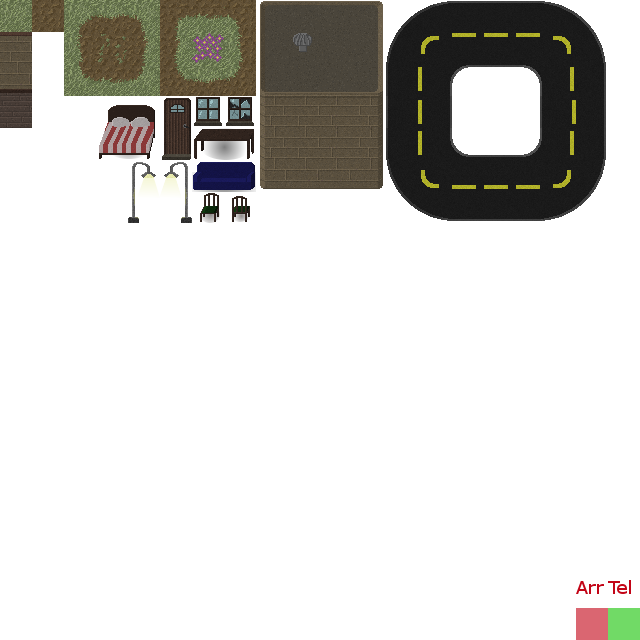
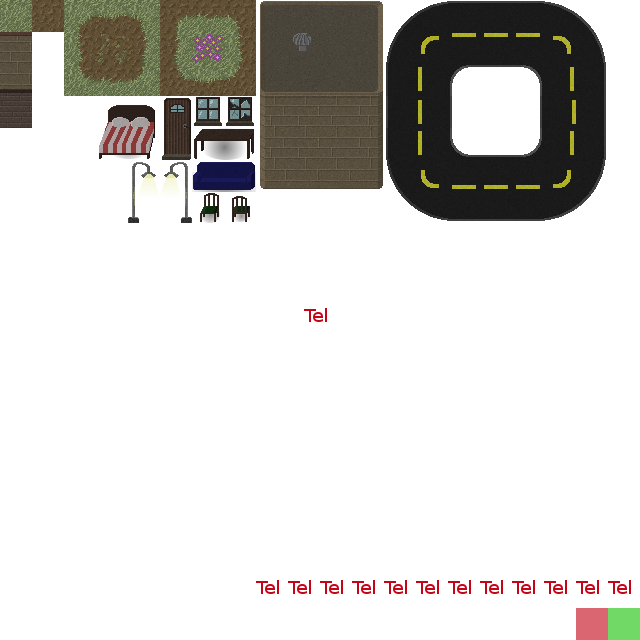
The second (640, 640) image is a revision of the first. Changes to its layers:
painted on "Background" over [256, 308, 604, 594]
